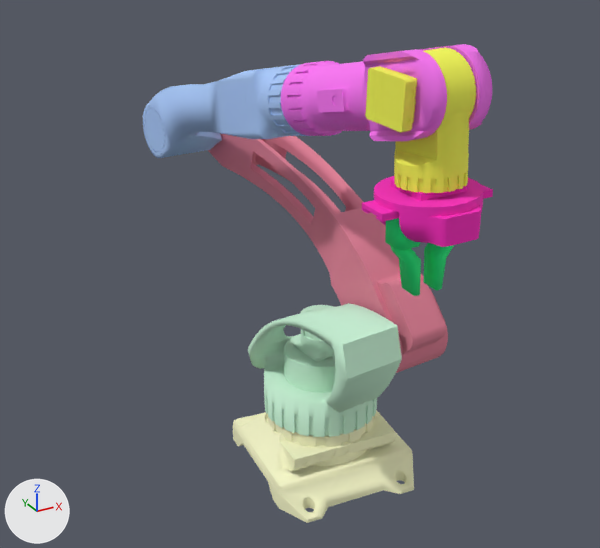
A saved change to the FBX model newton-4.00/applications/media/robot.fbx.
The view is the same before and after, from a 50 mm camera at (-2.39, -4.07, 3.41) aimed at (-0.13, 0.04, 1.35). The axes (+X, +Y, +Z) are drawn at lower left. The lights are the same throughout. Where no turn or scale is listed for an object, it has been applied to the vertices.

Names of what the first picture shows: 'ARM_FixBase_ConvexHull', 'ARM_firstArm_ConvexHull', 'ARM_orientaionAxis0_ConvexHull', 'ARM_orientaionAxis1_ConvexHull', 'ARM_orientaionAxis2_ConvexHull', 'ARM_rotating_base_ConvexHull', 'ARM_secondArm_ConvexHull', 'Object001', 'gripperLeft_ConvexHull', 'gripperRight_ConvexHull'.
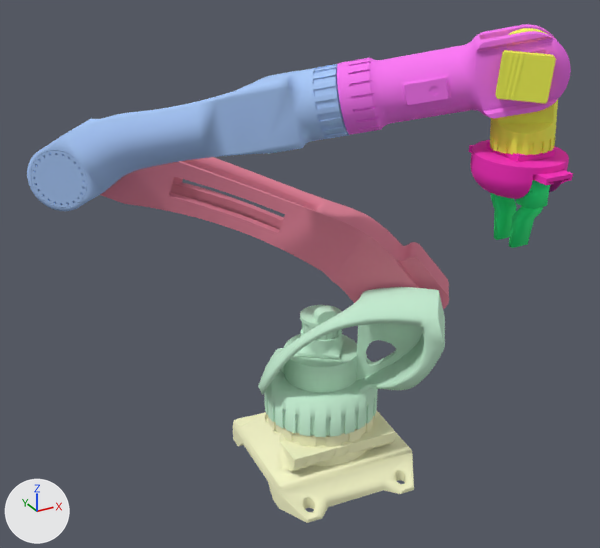
ob_gripperleft is not drawn itself; it is the parent of ob_untitled_007, ob_gripperleft_convexhull.
ob_arm_4 is not drawn itself; it is the parent of ob_untitled_006, ob_gripperleft, ob_arm_orientaionaxis2_convexhull, ob_gripperright.
ob_gripperright is not drawn itself; it is the parent of ob_untitled_008, ob_gripperright_convexhull.
ob_base_rotator is not drawn itself; it is the parent of ob_untitled, ob_arm_0, ob_arm_rotating_base_convexhull.

What differs and where, as boxes (x1, y1, x2, y2) in the pictures (600 x 548 px):
'ARM_firstArm_ConvexHull', turned
    before: (208, 133, 448, 373)
    after: (100, 157, 449, 309)
'ARM_secondArm_ConvexHull', turned
    before: (143, 64, 308, 158)
    after: (27, 64, 349, 211)
'ARM_rotating_base_ConvexHull', turned
    before: (248, 303, 402, 437)
    after: (258, 287, 445, 437)
'ARM_orientaionAxis0_ConvexHull', turned
    before: (281, 44, 492, 142)
    after: (337, 24, 571, 135)
'ARM_orientaionAxis2_ConvexHull', moved, turned
    before: (362, 176, 493, 247)
    after: (469, 140, 573, 199)
'ARM_orientaionAxis1_ConvexHull', turned
    before: (394, 48, 476, 193)
    after: (490, 28, 558, 155)
'Object001', turned
    before: (365, 66, 417, 133)
    after: (495, 50, 556, 104)
'gripperRight_ConvexHull', turned
    before: (385, 218, 421, 296)
    after: (509, 180, 550, 248)
'gripperLeft_ConvexHull', turned
    before: (424, 243, 454, 291)
    after: (490, 193, 517, 240)

The change, as a diff of the scene's bpy script:
```diff
--- a/newton-4.00/applications/media/robot.fbx.py
+++ b/newton-4.00/applications/media/robot.fbx.py
@@ ob_gripperleft @@
 ob_gripperleft.location = (0.0, 0.0, 0.0)
-ob_gripperleft.rotation_euler = (0.0, 0.0, -1.571)  # degrees (0, 0, -90)
+ob_gripperleft.rotation_euler = (-0.36, 0.0, -1.571)  # degrees (-21, 0, -90)
@@ ob_arm_orientaionaxis2_convexhull @@
 ob_arm_orientaionaxis2_convexhull.parent = ob_arm_4
-ob_arm_orientaionaxis2_convexhull.location = (0.331, -1.645, -0.105)
-ob_arm_orientaionaxis2_convexhull.rotation_euler = (-2.866, -1.571, 0.0)  # degrees (-164, -90, 0)
+ob_arm_orientaionaxis2_convexhull.location = (0.274, -1.645, -0.214)
+ob_arm_orientaionaxis2_convexhull.rotation_euler = (-2.867, -1.211, 0.000488)  # degrees (-164, -69, 0)
@@ ob_gripperright @@
 ob_gripperright.location = (0.0, 0.0, 0.0)
-ob_gripperright.rotation_euler = (0.0, 0.0, 1.571)  # degrees (0, 0, 90)
+ob_gripperright.rotation_euler = (0.36, 0.0, 1.571)  # degrees (21, 0, 90)
@@ ob_arm_4 @@
 ob_arm_4.location = (0.682, -1.68, 22.75)
-ob_arm_4.rotation_euler = (1.568, 0.000998, -1.164)  # degrees (90, 0.1, -67)
+ob_arm_4.rotation_euler = (1.568, 0.000998, -2.331)  # degrees (90, 0.1, -134)
@@ ob_base_rotator @@
 ob_base_rotator.location = (0.0, 0.0, 26.05)
-ob_base_rotator.rotation_euler = (1.571, 0.0, 0.0)  # degrees (90, 0, 0)
+ob_base_rotator.rotation_euler = (1.571, 0.0, 0.808)  # degrees (90, 0, 46)
```
